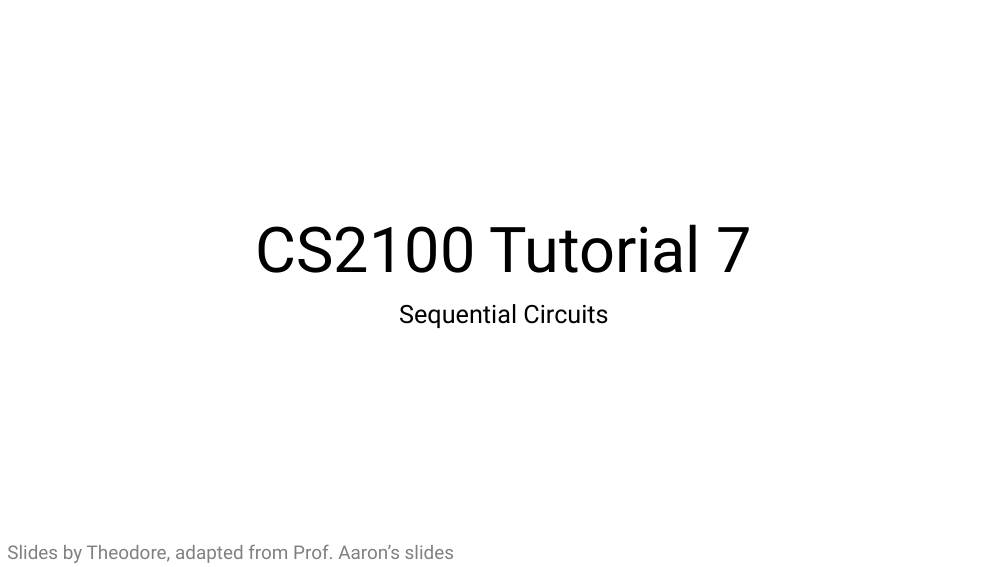
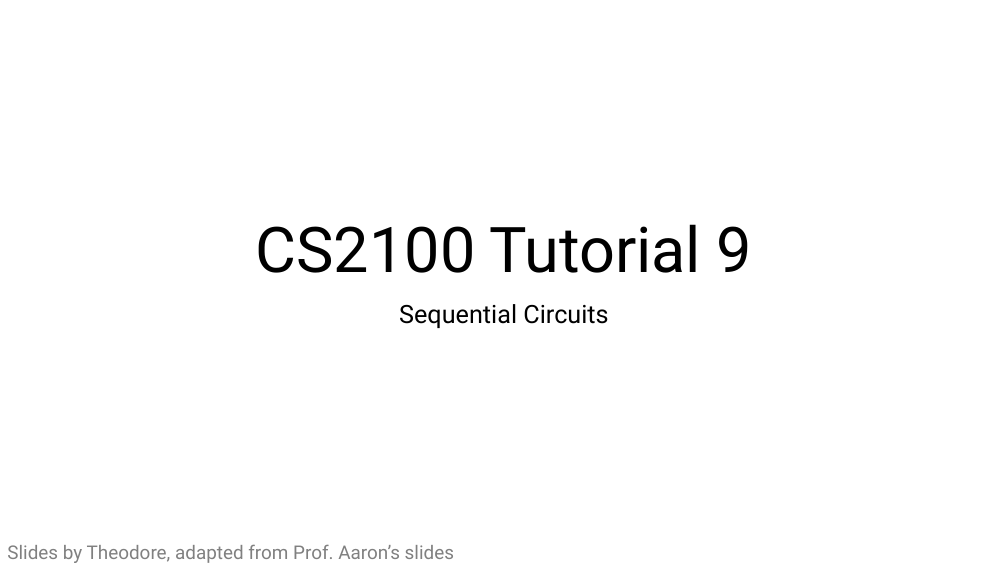
Before and after one commit to theodoreleebrant-acad/TA-2425S1-dev, a slide deck: slide 1 of CS2100/unfinished/CS2100 Tutorial 9.pptx. Drawn at 1008x567 pixels with LibreOffice and Linux fonts; fonts in the diff are those of the drawing. Boxes give left, top, right and bottom in pixels: in the first picture for what was removed or moved away, otherwise in the second. Text is boxed around its words. In the diff, an @@ line names an element or a change of style, - is before the commit and + after.

```diff
--- a/CS2100/unfinished/CS2100 Tutorial 9.pptx
+++ b/CS2100/unfinished/CS2100 Tutorial 9.pptx
@@ title at (x1=255, y1=224, x2=752, y2=273): text changed @@
-CS2100 Tutorial 7
+CS2100 Tutorial 9
```
Also in this commit, not shown: 3 other slides changed, 3 other files.
